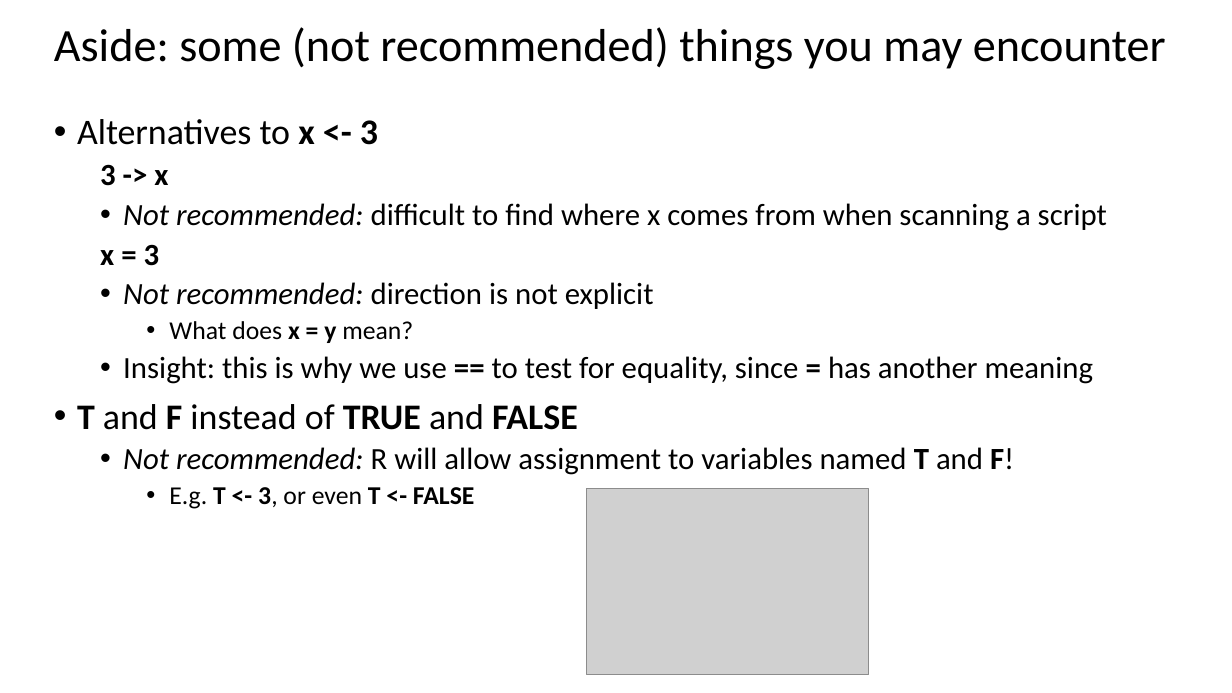
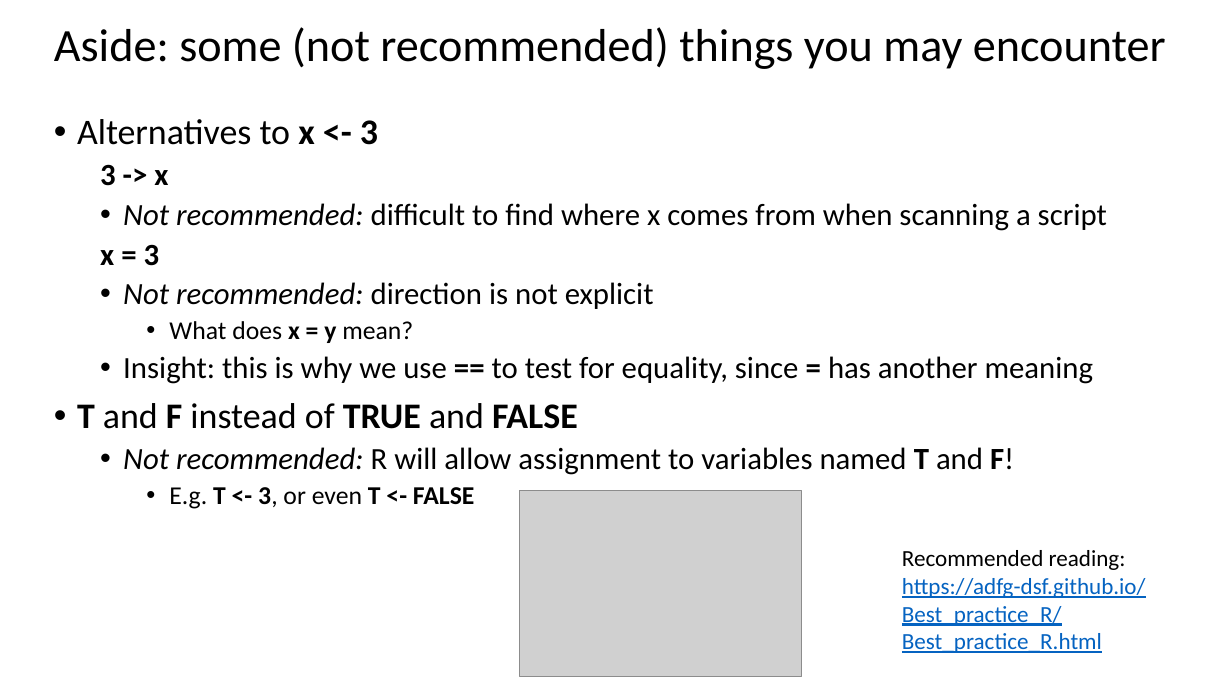
Before and after one commit to justinpriest/ADFG_R_Intro_Workshop, a slide deck: slide 35 of presentations/4 - Programming Basics 2 - Under the Hood.pptx (slide 34 before the commit). Drawn at 1232x693 pixels with LibreOffice and Linux fonts; fonts in the diff are those of the drawing; grey boxes stand for pictures. Boxes give left, top, right and bottom in pixels: in the first picture for what was removed or moved away, otherwise in the second. Text is boxed around its words. In the diff, an @@ line names an element or a change of style, - is before the commit and + after.

```diff
--- a/presentations/4 - Programming Basics 2 - Under the Hood.pptx
+++ b/presentations/4 - Programming Basics 2 - Under the Hood.pptx
@@ picture: place and size @@
-picture at bbox=[587, 489, 869, 676]
+picture at bbox=[520, 491, 802, 677]
@@ text added at bbox=[902, 550, 1146, 653], 18 pt, text #0563C1, underline @@
+Recommended reading:
+https://adfg-dsf.github.io/Best_practice_R/Best_practice_R.html
```
Also in this commit, not shown: 16 other slides changed, 2 slides added, 1 slide removed, 4 other files.
